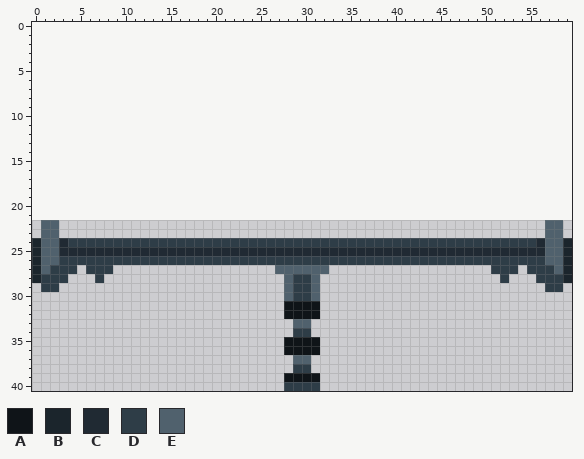
One commit to this pixel-art sprite: img/lift.png. That is the earlier state.
The file is 120x38 pixels, drawn in blocks of 2x2; one block is one cell here. Colours within 5 levels of each other are drawn and written as one. The old version is drawn lined up with the new one, on the new canvas.
Palette (. is transparent): A #0f1418  B #1b252c  C #202a33  D #2e3d47  E #50616d
After:
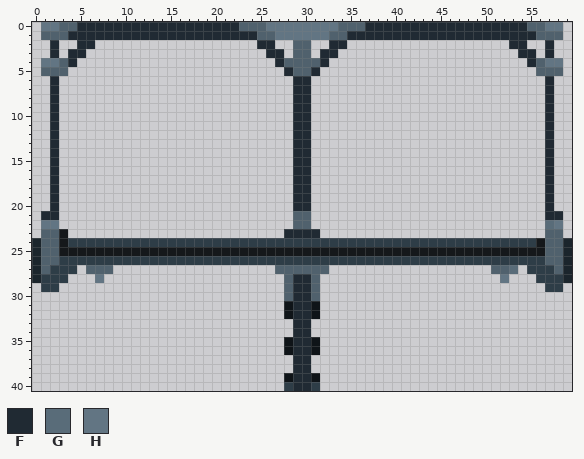
Colours new in this view: F #202a33  G #596c79  H #627583
Changes in this commit:
canvas 60x19 -> 60x41, the old top-left corner now at 0,22
@@ palette @@
-C #202a33
+C #15181b
@@ x 0..59 @@
- 0 ............................................................
- 1 ............................................................
- 2 ............................................................
- 3 ............................................................
- 4 ............................................................
- 5 ............................................................
- 6 ............................................................
- 7 ............................................................
- 8 ............................................................
- 9 ............................................................
-10 ............................................................
-11 ............................................................
-12 ............................................................
-13 ............................................................
-14 ............................................................
-15 ............................................................
-16 ............................................................
-17 ............................................................
-18 ............................................................
-19 ............................................................
-20 ............................................................
-21 ............................................................
-22 .EE......................................................EE.
-23 .EE......................................................EE.
+ 0 .HHEEFFFFFFFFFFFFFFFFFFEEEHHHHHHHHEEEFFFFFFFFFFFFFFFFFFEEHH.
+ 1 .EEEFFFFFFFFFFFFFFFFFFFFFEEHHHHHHEEFFFFFFFFFFFFFFFFFFFFFEEE.
+ 2 ..F..FF..................FF..EE..FF..................FF..F..
+ 3 ..F.FF....................FF.EE.FF....................FF.F..
+ 4 .HHEF......................FEEEEF......................FEHH.
+ 5 .EEE........................FEEF........................EEE.
+ 6 ..F..........................FF..........................F..
+ 7 ..F..........................FF..........................F..
+ 8 ..F..........................FF..........................F..
+ 9 ..F..........................FF..........................F..
+10 ..F..........................FF..........................F..
+11 ..F..........................FF..........................F..
+12 ..F..........................FF..........................F..
+13 ..F..........................FF..........................F..
+14 ..F..........................FF..........................F..
+15 ..F..........................FF..........................F..
+16 ..F..........................FF..........................F..
+17 ..F..........................FF..........................F..
+18 ..F..........................FF..........................F..
+19 ..F..........................FF..........................F..
+20 ..F..........................FF..........................F..
+21 .FF..........................EE..........................FF.
+22 .HH..........................EE..........................GH.
+23 .EEC........................FFFF.........................EE.
 24 BEECDDDDDDDDDDDDDDDDDDDDDDDDDDDDDDDDDDDDDDDDDDDDDDDDDDDDCEEB
@@ x 0..59 @@
 26 BEEDDDDDDDDDDDDDDDDDDDDDDDDDDDDDDDDDDDDDDDDDDDDDDDDDDDDDDEEB
-27 BEDDD.DDD..................EEEEEE..................DDD.DDDEB
-28 BDDD...D....................EDDE....................D...DDDB
-29 .DD.........................EDDE.........................DD.
-30 ............................EDDE............................
-31 ............................AAAA............................
-32 ............................AAAA............................
-33 .............................EE.............................
-34 .............................DD.............................
-35 ............................AAAA............................
-36 ............................AAAA............................
-37 .............................EE.............................
-38 .............................DD.............................
-39 ............................AAAA............................
-40 ............................DDDD............................
+27 BEDDD.EEE..................EEEEEE..................EEG.DDDEB
+28 BDDD...H....................EFFE....................H...DDDB
+29 .DD.........................EFFE.........................DD.
+30 ............................EFFE............................
+31 ............................AFFA............................
+32 ............................AFFA............................
+33 .............................FF.............................
+34 .............................FF.............................
+35 ............................AFFA............................
+36 ............................AFFA............................
+37 .............................FF.............................
+38 .............................FF.............................
+39 ............................AFFA............................
+40 ............................DFFD............................
Boxes around the changes in both pictures, in picture pixels (x1, y1, x2, y2):
changed: (41, 22, 563, 391)
